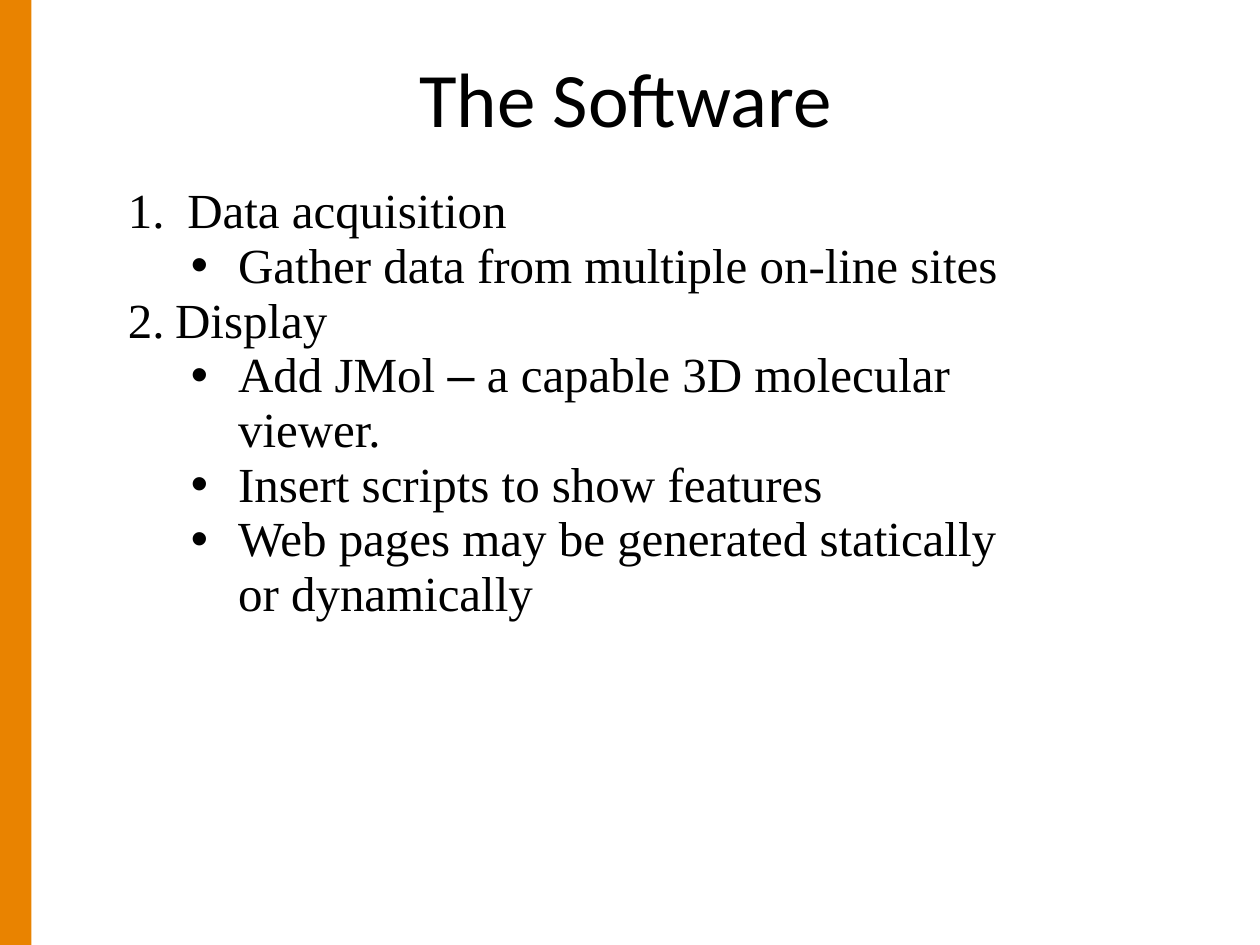
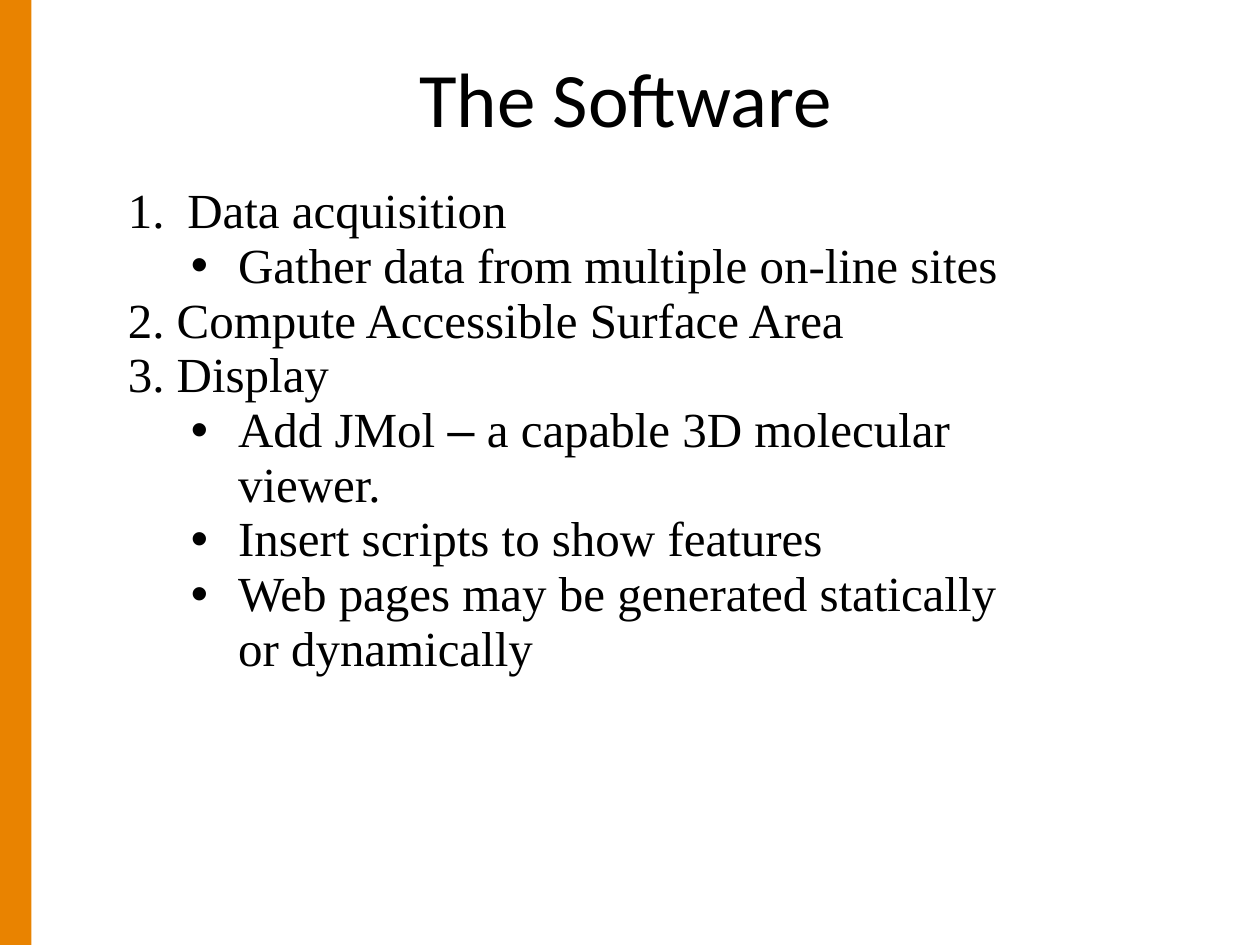
Before and after one commit to lordjoe/hydra-proteomics, a slide deck: slide 8 of jxtandem/Cascadia/2012/IlyaLabTalk.ppt. Drawn at 1260x945 pixels with LibreOffice and Linux fonts; fonts in the diff are those of the drawing; background and template pictures are left out. Boxes give left, top, right and bottom in pixels: in the first picture for what was removed or moved away, otherwise in the second. Text is boxed around its words. In the diff, an @@ line names an element or a change of style, - is before the commit and + after.

```diff
--- a/jxtandem/Cascadia/2012/IlyaLabTalk.ppt
+++ b/jxtandem/Cascadia/2012/IlyaLabTalk.ppt
@@ text at bbox=[128, 303, 844, 402]: text changed @@
-2. Display
+2. Compute Accessible Surface Area
+3. Display
```
Also in this commit, not shown: 2 slides added, 9 other files.
